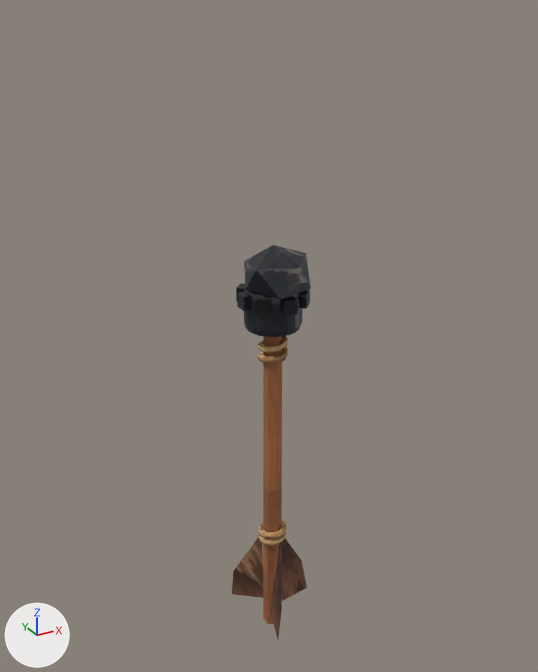
The glTF model assets/models/items/bolt_thumper.glb, before and after one commit.
Before and after are seen from a 50 mm lens placed at (-0.29, -0.504, 0.568), pointed at (-0.003, 0.017, 0.307). The lights are fixed; the arrows at lower left show +X, +Y and +Z. The first picture is the older version. Vertices at exactly the same position are counted once.

In view in the first picture: 'model'.
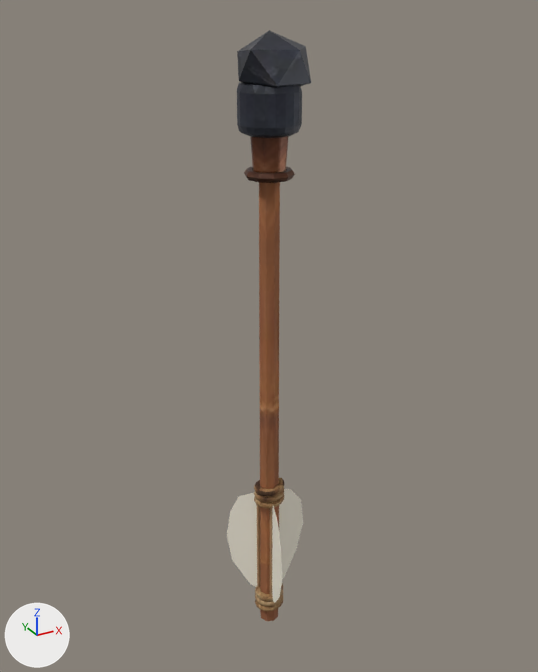
Location of each change, (x1, y1, x2, y2) in pixels of the pictures (538 x 672 px; the box of a moved part takes in the faces that stretch with it):
'model', reshaped (6% wider, 50% taller)
    before: (232, 245, 311, 639)
    after: (227, 30, 311, 621)
part 1 of me_cube_003, moved or reshaped
    before: (244, 245, 311, 300)
    after: (237, 30, 311, 88)
part 2 of me_cube_003, added (brown)
    after: (259, 182, 280, 621)
part 3 of me_cube_003, added (mostly hidden)
    after: (257, 505, 260, 588)
part 4 of me_cube_003, added (mostly hidden)
    after: (270, 508, 272, 596)
part 5 of me_cube_003, moved or reshaped
    before: (244, 290, 302, 337)
    after: (237, 82, 302, 138)
part 6 of me_cube_003, rebuilt (48% taller)
    before: (232, 535, 263, 598)
    after: (227, 493, 257, 587)
part 7 of me_cube_003, rebuilt (8% narrower)
    before: (270, 542, 282, 639)
    after: (272, 502, 283, 603)
part 8 of me_cube_003, added (brown)
    after: (254, 478, 284, 508)
part 9 of me_cube_003, added (brown)
    after: (255, 584, 283, 611)
part 10 of me_cube_003, added (brown)
    after: (250, 136, 289, 173)
part 11 of me_cube_003, added (brown)
    after: (244, 166, 295, 183)
part 12 of me_cube_003, deleted
    before: (236, 283, 310, 545)
part 13 of me_cube_003, cut back
    before: (263, 337, 307, 624)
    after: (279, 489, 303, 578)

What changed in the scene script:
```text
Change me_cube_003:
    remove me_cube_003.from_pydata(...)  # 736 vertices, 1394 faces; spans x -0.037..0.037, y -0.039..0.039, z 0.0..0.394
    remove me_cube_003.materials.append(mat_iron_dark)  # picture img_iron_dark
    add me_cube_003.from_pydata(...)  # 1169 vertices, 2251 faces; spans x -0.039..0.039, y -0.04..0.04, z 0.0..0.554
    me_cube_003 part 1: the loose piece of 12 vertices spanning x -0.033..0.024, y -0.026..0.03, z 0.349..0.394 is moved by (0.0, 0.006, 0.16)
    me_cube_003 part 2: a new loose piece, an 8-sided cylinder along z spanning x -0.017..0.002, y 0.0..0.019, z 0.0..0.46, in mat_wood_c (picture img_wood_c)
    me_cube_003 part 3: a new loose piece, a box spanning x -0.0166..-0.0136, y 0.0151..0.0181, z 0.03..0.15, in mat_wood_dark__0_10 (brown #a9845d)
    me_cube_003 part 4: a new loose piece, a box spanning x -0.0119..-0.0089, y -0.0025..0.0005, z 0.03..0.15, in mat_wood_dark__0_10 (brown #a9845d)
    me_cube_003 part 5: the loose piece of 140 vertices spanning x -0.032..0.017, y -0.021..0.028, z 0.32..0.36 is moved by (0.0, 0.006, 0.16), in mat_iron_a (picture img_iron_a)
    me_cube_003 part 6: the loose piece of 4 vertices spanning x -0.036..-0.01, y 0.005..0.039, z 0.015..0.11 is rebuilt with 7 vertices and now spans x -0.039..-0.014, y 0.016..0.04, z 0.03..0.15, in mat_bone__0_05 (pale yellow #f2ecdc)
    me_cube_003 part 7: the loose piece of 4 vertices spanning x -0.024..-0.004, y -0.039..-0.004, z 0.015..0.11 is rebuilt with 7 vertices and now spans x -0.021..-0.01, y -0.04..0.0, z 0.03..0.15, in mat_bone__0_05 (pale yellow #f2ecdc)
    me_cube_003 part 8: a new loose piece of 392 vertices spanning x -0.022..0.007, y -0.005..0.024, z 0.137..0.163, in mat_rope_b (picture img_rope_b)
    me_cube_003 part 9: a new loose piece of 392 vertices spanning x -0.022..0.007, y -0.005..0.024, z 0.012..0.038, in mat_rope_b (picture img_rope_b)
    me_cube_003 part 10: a new loose piece of 112 vertices spanning x -0.023..0.008, y -0.006..0.025, z 0.445..0.485, in mat_copper_b (picture img_copper_b)
    me_cube_003 part 11: a new loose piece of 60 vertices spanning x -0.028..0.012, y -0.01..0.028, z 0.447..0.453, in mat_copper_dark (picture img_copper_dark)
    me_cube_003 part 12: 6 loose pieces with 560 vertices, spanning x -0.037..0.023, y -0.027..0.033, z 0.097..0.356, are deleted
    me_cube_003 part 13
    16 vertices are removed from x -0.015..0.037, y -0.006..0.013, z 0.0..0.33
    22 faces are deleted
    7 vertices are added at x 0.001..0.039, y 0.011..0.022, z 0.03..0.15
    5 new faces join them, mat_bone__0_05 (pale yellow #f2ecdc)
    other edits to the shape of me_cube_003 do not show in these pictures
    remove me_cube_003.materials.append(mat_rope_a)  # picture img_rope_a
    remove me_cube_003.materials.append(mat_cloth_c)  # picture img_cloth_c
    add me_cube_003.materials.append(mat_rope_b)  # picture img_rope_b
    add me_cube_003.materials.append(mat_bone__0_05)  # pale yellow #f2ecdc
    add me_cube_003.materials.append(mat_wood_dark__0_10)  # brown #a9845d
    add me_cube_003.materials.append(mat_copper_b)  # picture img_copper_b
    add me_cube_003.materials.append(mat_copper_dark)  # picture img_copper_dark
    add me_cube_003.materials.append(mat_iron_a)  # picture img_iron_a
```
